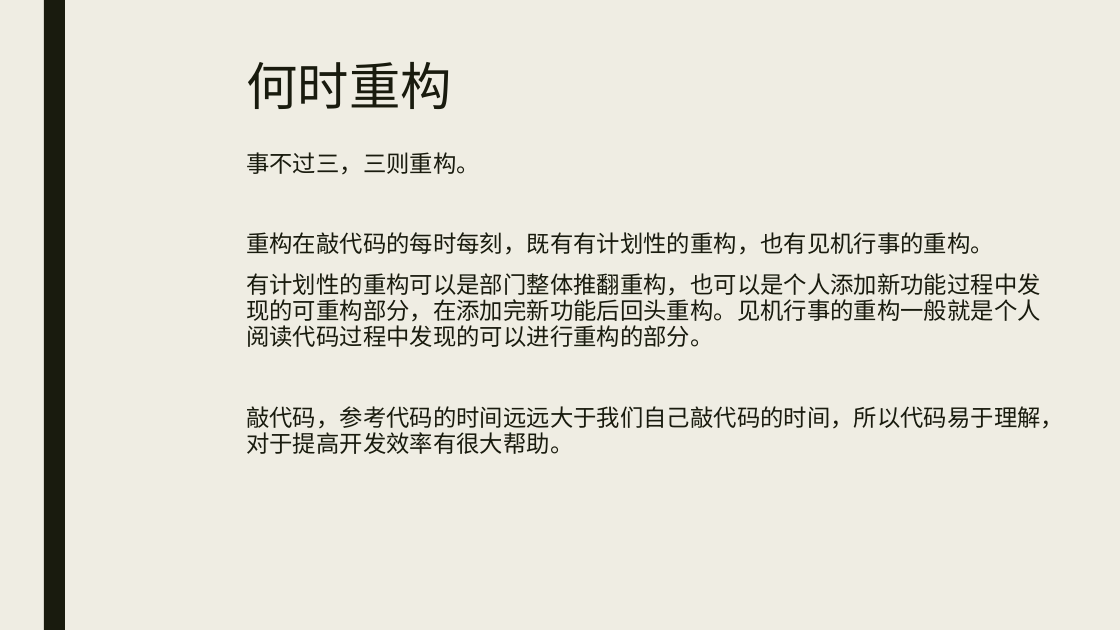
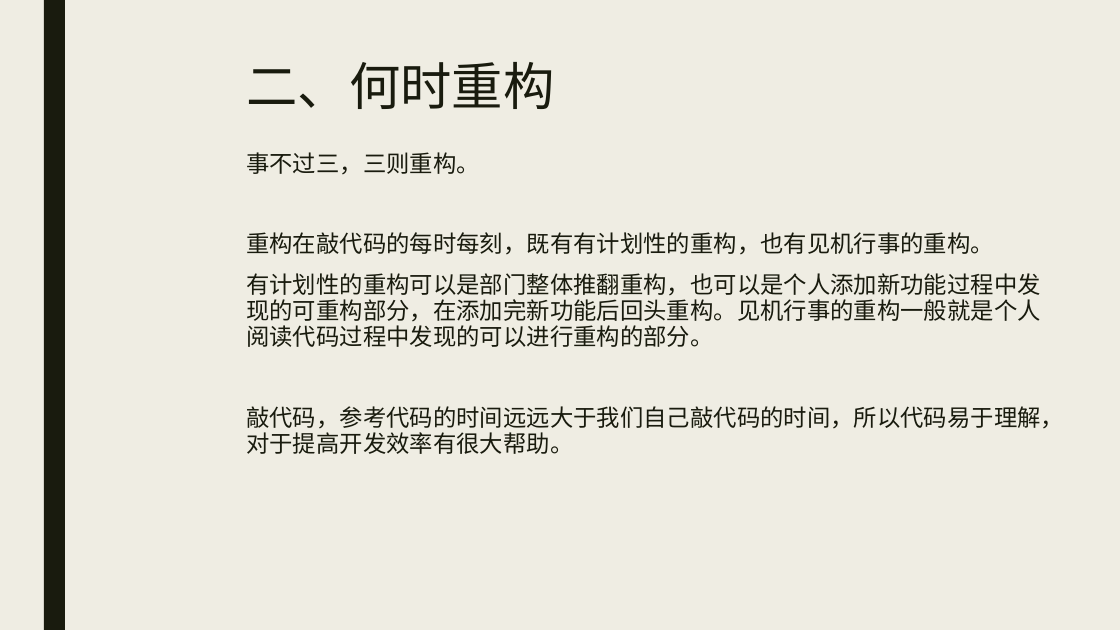
Before and after one commit to ZhengAu/CS_Study, a slide deck: slide 4 of Refactoring/Refactoring.pptx. Drawn at 1120x630 pixels with LibreOffice and Linux fonts; fonts in the diff are those of the drawing. Boxes give left, top, right and bottom in pixels: in the first picture for what was removed or moved away, otherwise in the second. Text is boxed around its words. In the diff, an @@ line names an element or a change of style, - is before the commit and + after.

```diff
--- a/Refactoring/Refactoring.pptx
+++ b/Refactoring/Refactoring.pptx
@@ title at (247,62,555,109): text changed @@
-何时重构
+二、何时重构
```
Also in this commit, not shown: 9 other slides changed.
